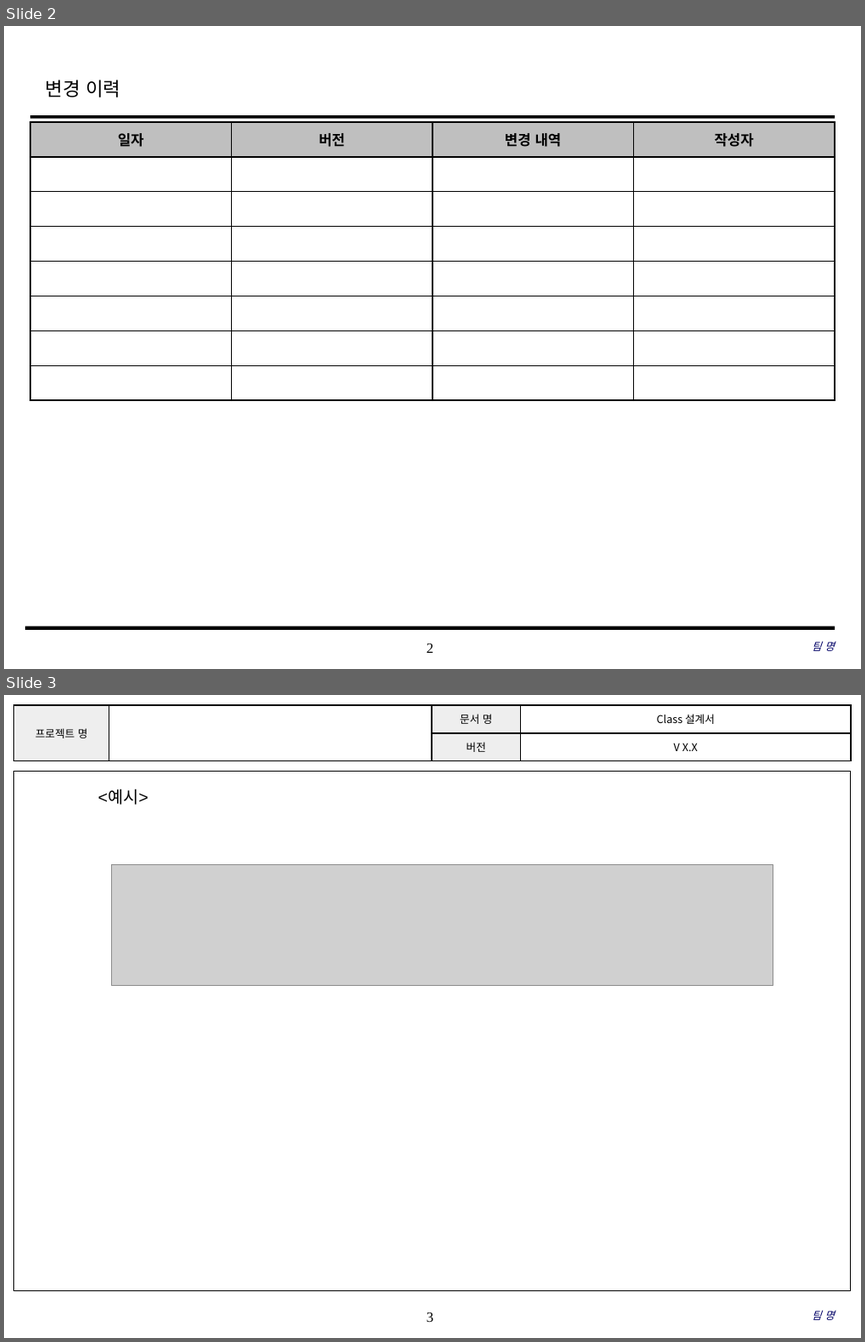
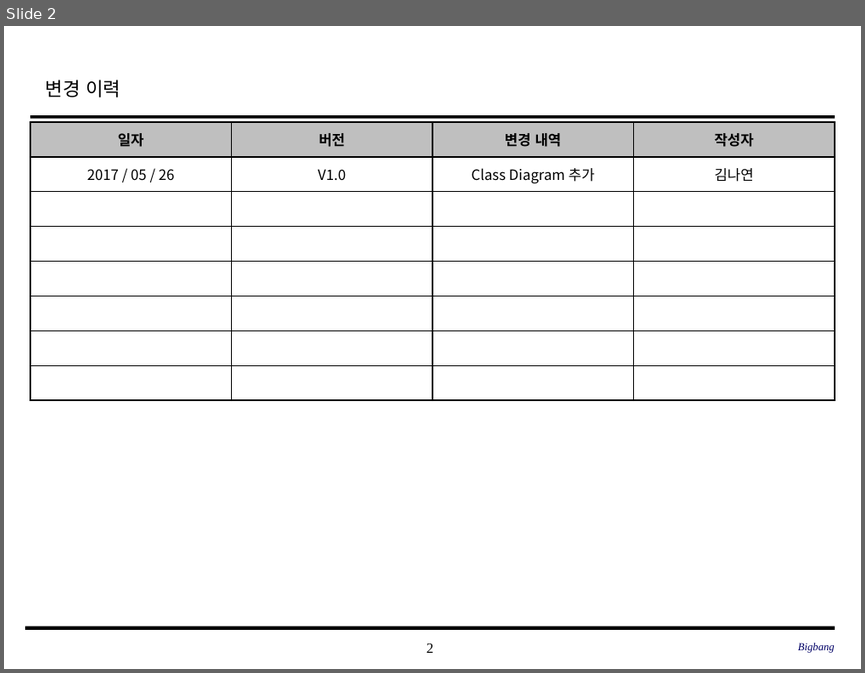
Before and after one commit to SE-admin/SE2017_1_bigbang, a slide deck: doc/3_ 설계서/Class Design.pptx. Shown one above the other, each under a label of ours: slides 2 and 3 before the commit, slide 2 after it. The pictures are 865x1342 and 865x673 pixels, drawn with LibreOffice and Linux fonts; fonts in the diff are those of the drawing; grey boxes stand for pictures; background and template pictures are left out. Boxes give left, top, right and bottom in pixels: in the first picture for what was removed or moved away, otherwise in the second. Text is boxed around its words. In the diff, an @@ line names an element or a change of style, - is before the commit and + after.

Commit message:
Class Design.pptx 변경
Class Diagram 추가

```diff
--- a/doc/3_ 설계서/Class Design.pptx
+++ b/doc/3_ 설계서/Class Design.pptx
@@ slide 3 removed at [4, 695, 861, 1338], background #FFFFFF; not listed: 1 template element that a slide beside it also shows @@
@@ table removed at [13, 705, 851, 761], 2 rows, 4 columns @@
-프로젝트 명 |  | 문서 명 | Class 설계서
- |  | 버전 | V X.X
@@ rectangle removed at [13, 771, 851, 1291] @@
@@ text removed at [98, 790, 148, 805] @@
-<예시>
@@ picture removed at [111, 865, 772, 986] @@
@@ text removed at [812, 1310, 834, 1320] @@
-팀 명
@@ slide 2 changed as well @@
@@ table at [30, 122, 836, 399] @@
+row 2: 2017 / 05 / 26 | V1.0 | Class Diagram 추가 | 김나연
-row 8:  |  |  | 
@@ text at [798, 642, 834, 652]: text changed @@
-팀 명
+Bigbang
```
Also in this commit, not shown: 4 slides added, 1 other slide removed.
